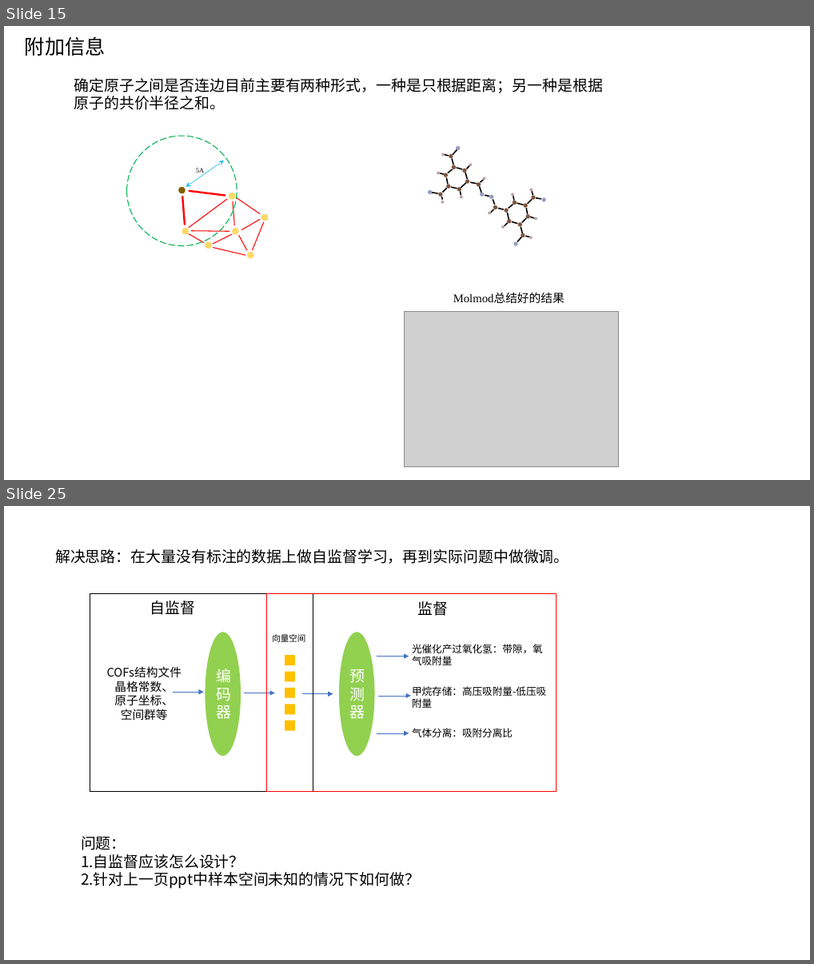
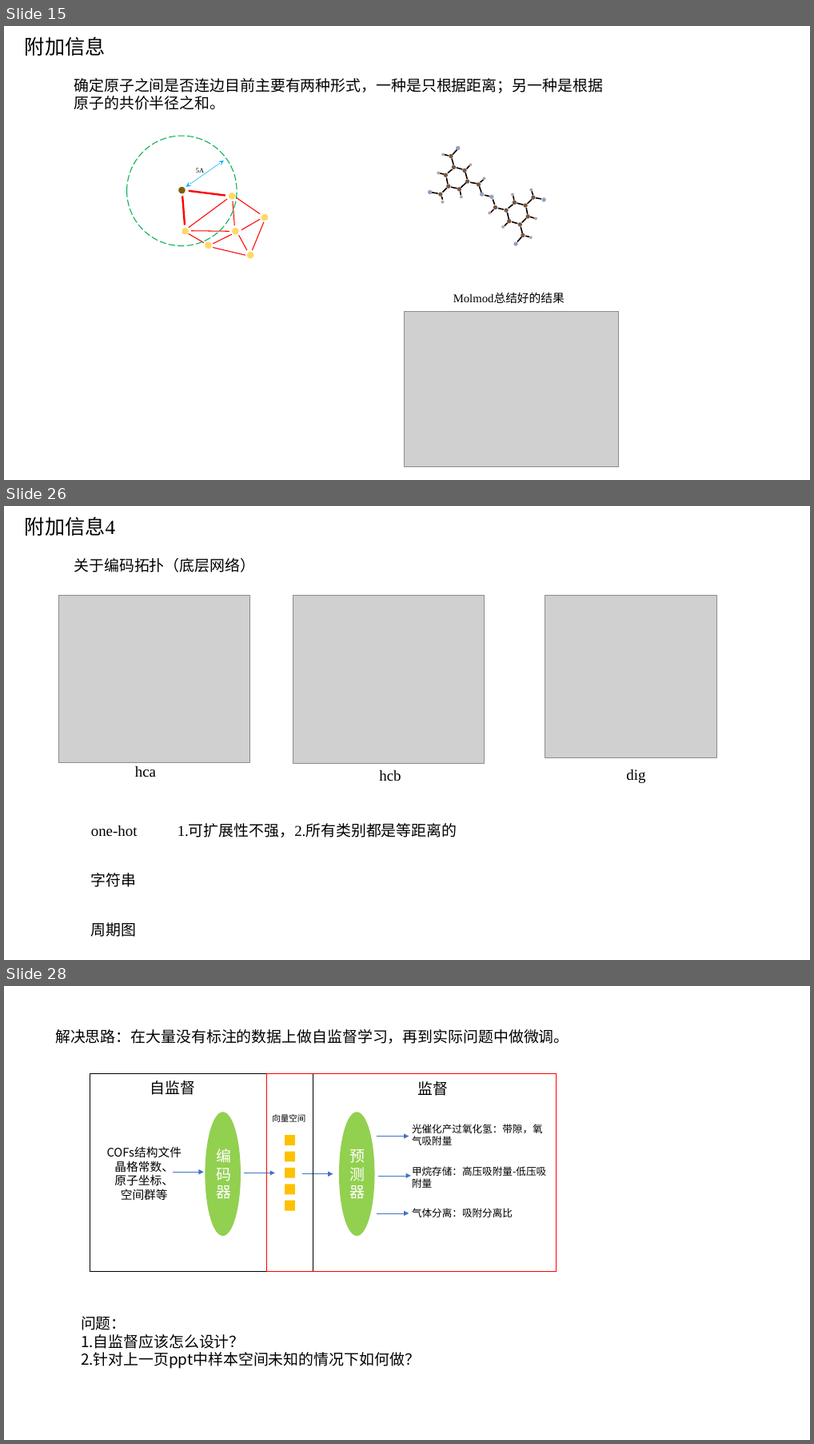
Before and after one commit to TheBestOrNothing-gwh/weekly, a slide deck: COFs属性预测.pptx. Shown one above the other, each under a label of ours: slides 15 and 25 before the commit, slides 15, 26 and 28 after it; the slides between them are not shown. The pictures are 814x964 and 814x1444 pixels, drawn with LibreOffice and Linux fonts; fonts in the diff are those of the drawing; grey boxes stand for pictures. Boxes give left, top, right and bottom in pixels: in the first picture for what was removed or moved away, otherwise in the second. Text is boxed around its words. In the diff, an @@ line names an element or a change of style, - is before the commit and + after.

```diff
--- a/COFs属性预测.pptx
+++ b/COFs属性预测.pptx
@@ slide 26 added at (x1=4, y1=506, x2=810, y2=960), background #FFFFFF @@
@@ text added at (x1=25, y1=516, x2=115, y2=536), 24 pt, text #000000 @@
+附加信息4
@@ text added at (x1=74, y1=558, x2=255, y2=572), 18 pt, text #000000 @@
+关于编码拓扑（底层网络）
@@ picture added at (x1=59, y1=595, x2=250, y2=762) @@
@@ picture added at (x1=293, y1=595, x2=485, y2=763) @@
@@ picture added at (x1=546, y1=595, x2=718, y2=757) @@
@@ text added at (x1=135, y1=766, x2=156, y2=776), 18 pt, text #000000 @@
+hca
@@ text added at (x1=626, y1=769, x2=646, y2=783), 18 pt, text #000000 @@
+dig
@@ text added at (x1=379, y1=770, x2=401, y2=781), 18 pt, text #000000 @@
+hcb
@@ text added at (x1=91, y1=825, x2=138, y2=836), 18 pt, text #000000 @@
+one-hot
@@ text added at (x1=178, y1=824, x2=458, y2=837), 18 pt, text #000000 @@
+1.可扩展性不强，2.所有类别都是等距离的
@@ text added at (x1=91, y1=872, x2=137, y2=887), 18 pt, text #000000 @@
+字符串
@@ text added at (x1=90, y1=922, x2=136, y2=936), 18 pt, text #000000 @@
+周期图
@@ what was slide 25 is now slide 28 @@
```
Also in this commit, not shown: 9 slides changed, 2 other slides added.
